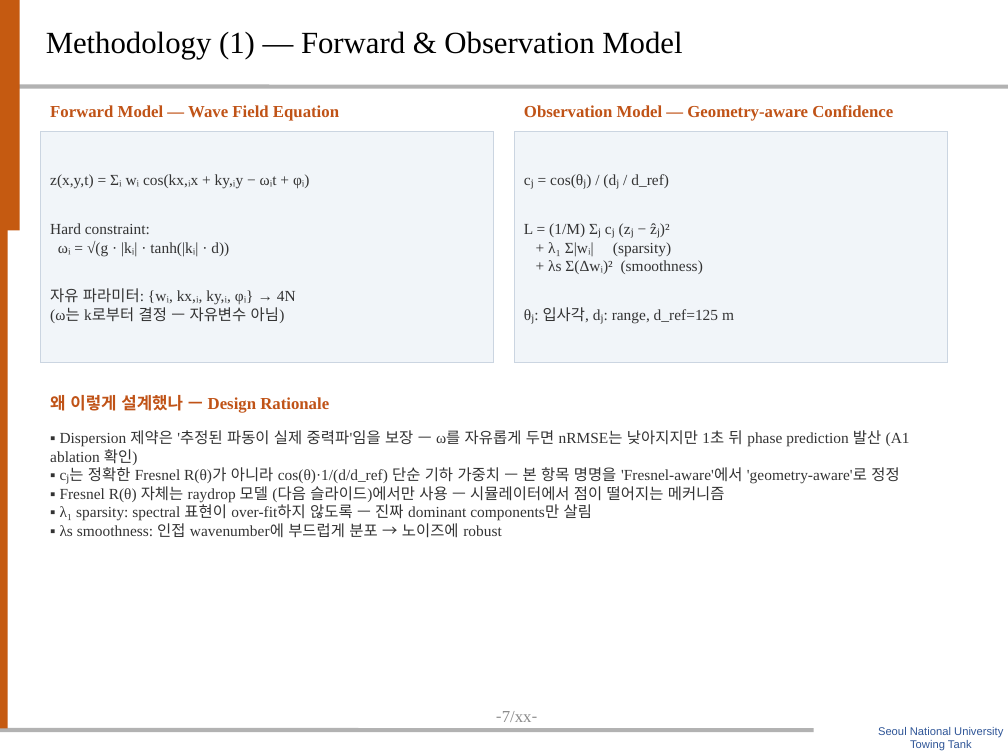
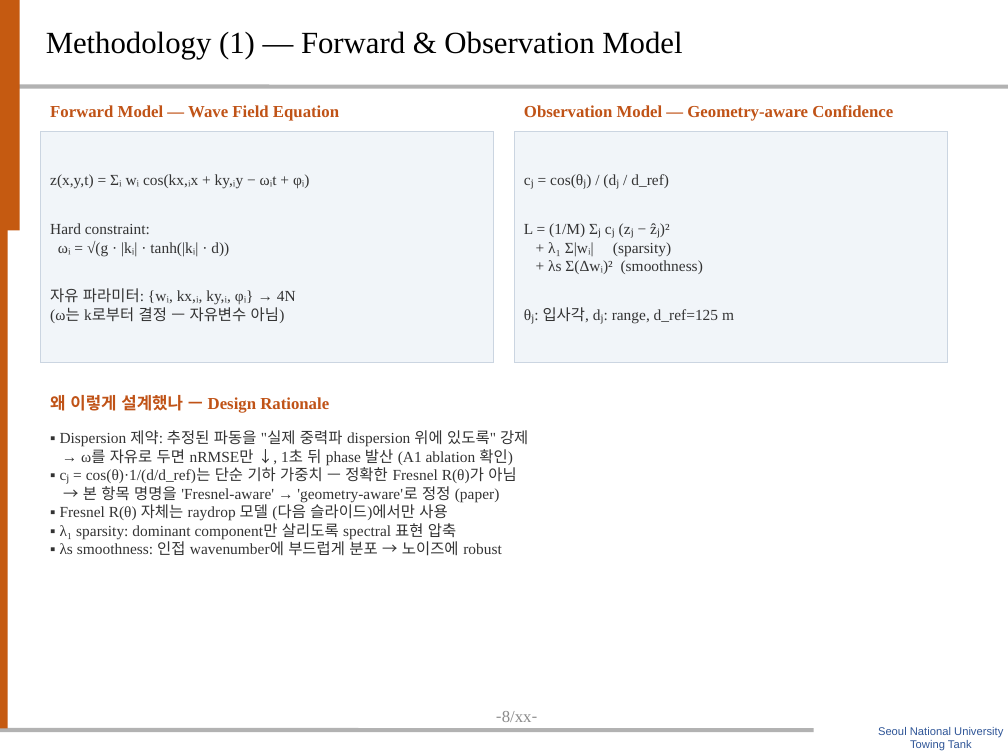
Before and after one commit to SAEYONGPARK94/wavesplat, a slide deck: slide 9 of wavesplat/docs/labmeeting_wavesplat.pptx (slide 8 before the commit). Drawn at 1008x756 pixels with LibreOffice and Linux fonts; fonts in the diff are those of the drawing; background and template pictures are left out. Boxes give left, top, right and bottom in pixels: in the first picture for what was removed or moved away, otherwise in the second. Text is boxed around its words. In the diff, an @@ line names an element or a change of style, - is before the commit and + after.

```diff
--- a/wavesplat/docs/labmeeting_wavesplat.pptx
+++ b/wavesplat/docs/labmeeting_wavesplat.pptx
@@ text at bbox=[60, 430, 528, 539]: text changed @@
-▪ Dispersion 제약은 '추정된 파동이 실제 중력파'임을 보장 — ω를 자유롭게 두면 nRMSE는 낮아지지만 1초 뒤 phase prediction 발산 (A1 ablation 확인)
-▪ cⱼ는 정확한 Fresnel R(θ)가 아니라 cos(θ)·1/(d/d_ref) 단순 기하 가중치 — 본 항목 명명을 'Fresnel-aware'에서 'geometry-aware'로 정정
-▪ Fresnel R(θ) 자체는 raydrop 모델 (다음 슬라이드)에서만 사용 — 시뮬레이터에서 점이 떨어지는 메커니즘
-▪ λ₁ sparsity: spectral 표현이 over-fit하지 않도록 — 진짜 dominant components만 살림
+▪ Dispersion 제약: 추정된 파동을 "실제 중력파 dispersion 위에 있도록" 강제
+→ ω를 자유로 두면 nRMSE만 ↓, 1초 뒤 phase 발산 (A1 ablation 확인)
+▪ cⱼ = cos(θ)·1/(d/d_ref)는 단순 기하 가중치 — 정확한 Fresnel R(θ)가 아님
+→ 본 항목 명명을 'Fresnel-aware' → 'geometry-aware'로 정정 (paper)
+▪ Fresnel R(θ) 자체는 raydrop 모델 (다음 슬라이드)에서만 사용
+▪ λ₁ sparsity: dominant component만 살리도록 spectral 표현 압축
@@ page number at bbox=[496, 711, 538, 722]: text changed @@
--7/xx-
+-8/xx-
```
Also in this commit, not shown: 3 other slides changed, 1 slide added, 1 other file.
